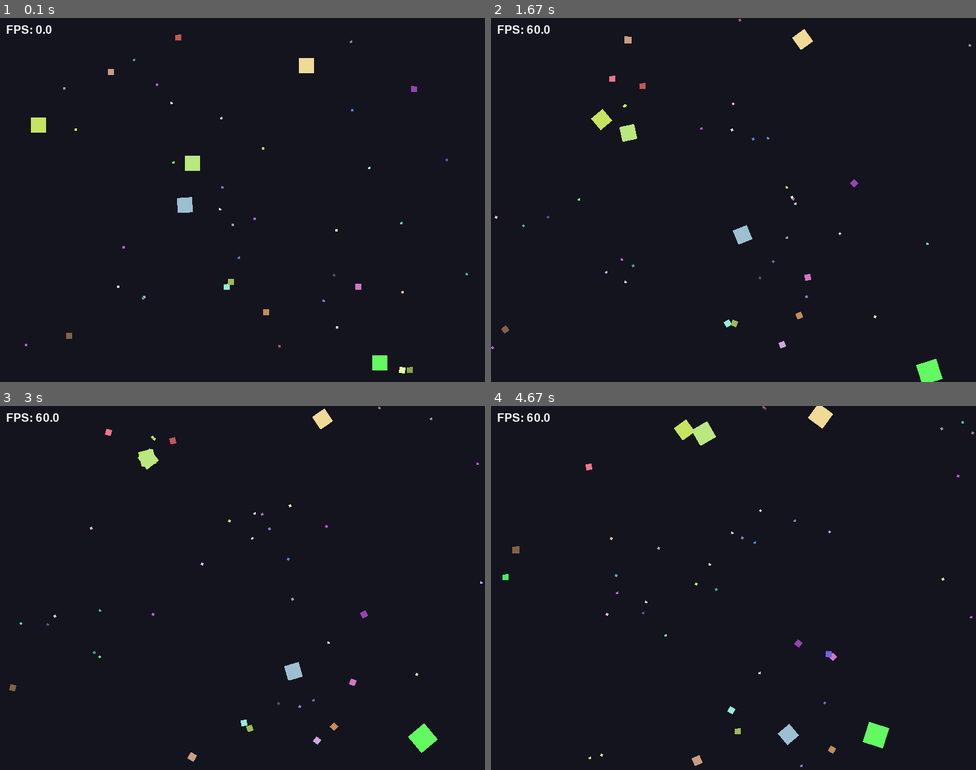
Above: before the commit, frames 1-4 (two rows, left to right).
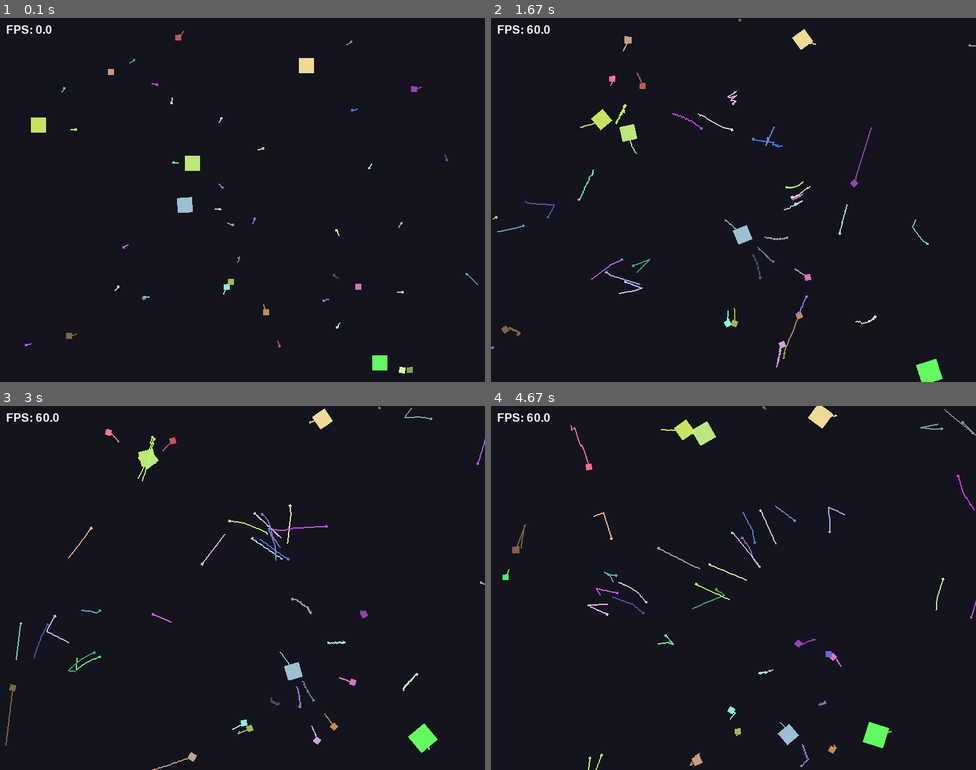
Above: after the commit, the same moments.

Repository: AgentAK2007/lab8-pygame
Game: pygame game, started from main.py
The game is run twice, just before and just after one commit, with the same random seed, the same clock (stepped at 60 frames per second) and the same inputs.
Inputs:
- Up to frame 1 (0.1 s): no input
- Up to frame 2 (1.67 s): no input
- Up to frame 3 (3 s): no input
- Up to frame 4 (4.67 s): no input

The runs differ from the first frame. In frame 1, 0.1% of the frame differs, in the area x 5-99%, y 3-90%; in frame 2, 0.6%; in frame 3, 0.7%, in the area x 1-100%, y 0-100%; in frame 4, 0.7%.

Commit message:
exam: q7 - trails

Diff:
--- a/main.py
+++ b/main.py
@@ -16,6 +16,7 @@
 SQUARE_COUNT = 30 # We will spawn exactly 30 squares at the start.
 BACKGROUND_COLOR = (20, 20, 30) # A dark blue/grey background color (Red=20, Green=20, Blue=30).
 FPS = 60 # We want the game to try and run at 60 Frames Per Second.
+TRAILS_LENGTH = 30
 
 # --- THE BLUEPRINT FOR A SQUARE ---
 class MovingSquare:
@@ -67,6 +68,9 @@
         self.base_image = pygame.Surface((self.size, self.size), pygame.SRCALPHA)
         # Paint that blank image with the random color we chose in step 5.
         self.base_image.fill(self.color)
+
+        # 9. Trail memory
+        self.history = []
 
     # --- HELPER: GET CENTER ---
     def get_center(self) -> tuple[float, float]:
@@ -281,18 +285,45 @@
                     self.base_image = pygame.Surface((int(self.size), int(self.size)), pygame.SRCALPHA)
                     self.base_image.fill(self.color)
 
+        #EXERCISE 7
+        #Get current center pixel
+        current_center = self.get_center()
+
+        #Check the square's history/past coordinates for the screen wrappingm by checking the distance to the last recorded position.
+        if len(self.history) > 0:
+            last_pos = self.history[-1]
+            jump_distance = math.hypot(current_center[0] - last_pos[0], current_center[1] - last_pos[1])
+
+            #If the square moved more than half the screen, I know it wrapped. So remove the trail to prevent messy visual bugs
+            if jump_distance > WINDOW_WIDTH / 2:
+                self.history.clear()
+
+        #Add current position to the history
+        self.history.append(current_center)
+
+        #If the list gets too long, pop/remove the oldest position off the front
+        if len(self.history) > TRAILS_LENGTH:
+            self.history.pop(0)
+
     # --- DRAW IT TO THE SCREEN ---
     def draw(self, surface: pygame.Surface) -> None:
         """Stamp the square's image onto the main game window."""
-        # Create a new version of the image that is rotated by 'self.angle'.
+
+        #EXERCISE 7
+        #to draw the line i need 2 points
+        #I can loop/search through the history/past coordinates and connect point [i-1] to point [i].
+        for i in range(1, len(self.history)):
+            # using pygame.draw.line(surface, color, start_pos, end_pos, width)
+            pygame.draw.line(surface, self.color, self.history[i-1], self.history[i], 2)
+        #Creates a new version of the image that is rotated by 'self.angle'.
         rotated_image = pygame.transform.rotate(self.base_image, self.angle)
-        # Find the center of where the square SHOULD be.
+        #Find the center of where the square SHOULD be.
         center_x = self.x + self.size / 2
         center_y = self.y + self.size / 2
-        # Wrap an invisible box (rect) around the rotated image, and pin it to the exact center.
-        # This stops the square from wobbling off-center when it spins.
+        #Wrap an invisible box rect around the rotated image, and pin it to the exact center.
+        #This stops the square from wobbling off-center when it spins.
         new_rect = rotated_image.get_rect(center=(center_x, center_y))
-        # 'Blit' is Pygame's word for 'stamp'. Stamp the image onto the screen at the calculated position.
+        #Using 'Blit' which is 'stamp' in Pygame. Stamp the image onto the screen at the calculated position.
         surface.blit(rotated_image, new_rect.topleft)
 
 # --- MAIN GAME LOOP ---
Not shown, changed: MY_EXAM.md
